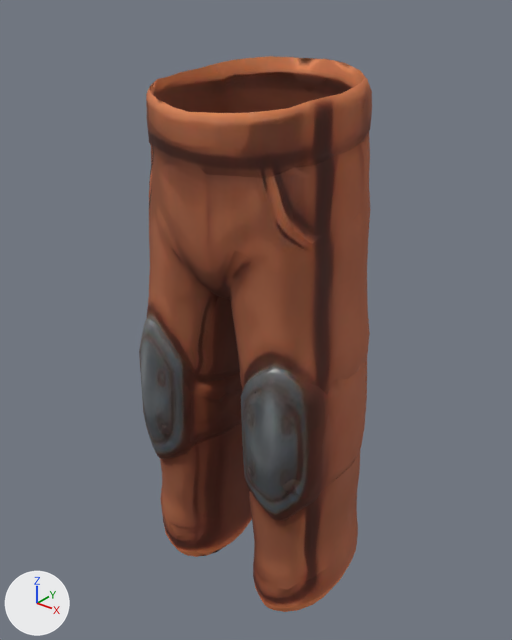
An edit to the glTF model assets/models/character/outfits/Male_Sword1_Legs.gltf, drawn before and after from the same camera.
The view is the same before and after, from a camera (50 mm lens) standing at (0.745, -0.909, 1.215) and looking at (-0.013, 0.038, 0.628). The lights are fixed; the arrows at lower left show +X, +Y and +Z. The older version comes first. Vertices at exactly the same position are counted once.

Objects in the first picture: 'ArmorLegs'.
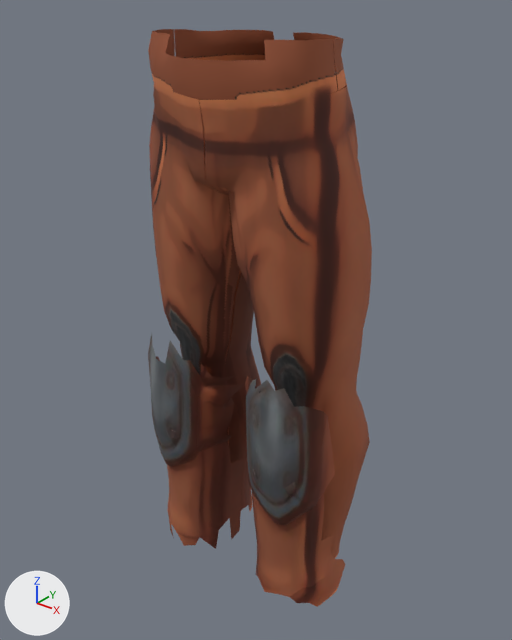
Location of each change, (x1, y1, x2, y2) in pixels of the pictures (512 x 640 px):
'ArmorLegs', recoloured, reshaped
    before: (139, 56, 372, 612)
    after: (148, 29, 372, 607)
part 1 of me_mesh_0, rebuilt (26% narrower, 13% shorter)
    before: (139, 56, 372, 612)
    after: (199, 75, 372, 558)
part 2 of me_mesh_0, added (brown)
    after: (149, 83, 261, 511)
part 3 of me_mesh_0, added
    after: (245, 376, 345, 607)
part 4 of me_mesh_0, added
    after: (148, 334, 244, 549)
part 5 of me_mesh_0, added (brown)
    after: (174, 29, 347, 91)
part 6 of me_mesh_0, added (brown)
    after: (148, 29, 338, 100)
part 7 of me_mesh_0, deleted
    before: (152, 79, 314, 496)

The change, as a list of edits to the scene's bpy script:
```text
Add img_male_sword1_legs_shell:
    img_male_sword1_legs_shell = load_image('Male_Sword1_Legs_shell', 'Male_Sword1_Legs_shell.png', 1024, 1024, 'sRGB')
Change mat_material_0:
    add n7 = _N.new('ShaderNodeMix'); n7.name = 'Mix'
    add n7.data_type = 'RGBA'
    add n7.blend_type = 'MULTIPLY'
    add n7.inputs[0].default_value = 1.0  # 'Factor'
    add n8 = _N.new('ShaderNodeVertexColor'); n8.name = 'Color Attribute'
    where n2 = _N.new('ShaderNodeTexImage'); n2.name = 'Image Texture'
    where n0 = _N.new('ShaderNodeBsdfPrincipled'); n0.name = 'Principled BSDF'
    remove _L.new(n2.outputs[0], n0.inputs[0])  # 'Color' to 'Base Color'
    add _L.new(n7.outputs[2], n0.inputs[0])  # 'Result' to 'Base Color'
    add _L.new(n8.outputs[0], n7.inputs[7])  # 'Color' to 'B'
    add _L.new(n2.outputs[0], n7.inputs[6])  # 'Color' to 'A'
Add mat_male_sword1_legs_shell:
    mat_male_sword1_legs_shell = bpy.data.materials.new('Male_Sword1_Legs_shell')
    # uses the picture img_male_sword1_legs_shell
Change me_mesh_0:
    used by ob_armorlegs; location = (0.0, 0.0, 0.0)
    remove me_mesh_0.from_pydata(...)  # 2429 vertices, 3499 faces; spans x -0.219..0.219, y -0.135..0.199, z 0.073..1.088
    add me_mesh_0.from_pydata(...)  # 1750 vertices, 3008 faces; spans x -0.211..0.211, y -0.119..0.18, z 0.069..1.137
    me_mesh_0 part 1: the loose piece of 2373 vertices spanning x -0.219..0.219, y -0.135..0.199, z 0.073..1.088 is rebuilt with 583 vertices and now spans x -0.008..0.207, y -0.113..0.172, z 0.073..1.074, in mat_male_sword1_legs_shell
    me_mesh_0 part 2: a new loose piece of 583 vertices spanning x -0.207..0.008, y -0.113..0.172, z 0.073..1.074, in mat_male_sword1_legs_shell
    me_mesh_0 part 3: a new loose piece of 174 vertices spanning x 0.027..0.211, y -0.115..0.054, z 0.081..0.614, in mat_material_0
    me_mesh_0 part 4: a new loose piece of 173 vertices spanning x -0.211..-0.025, y -0.115..0.063, z 0.077..0.611, in mat_material_0
    me_mesh_0 part 5: a new loose piece of 75 vertices spanning x -0.165..0.165, y 0.001..0.132, z 1.065..1.135, in mat_male_sword1_legs_shell
    me_mesh_0 part 6: a new loose piece of 62 vertices spanning x -0.167..0.167, y -0.119..0.006, z 1.051..1.137, in mat_male_sword1_legs_shell
    me_mesh_0 part 7: 16 loose pieces with 56 vertices, spanning x -0.212..0.19, y -0.12..0.177, z 0.399..1.06, are deleted
    other edits to the shape of me_mesh_0 do not show in these pictures
    add me_mesh_0.materials.append(mat_male_sword1_legs_shell)
```
